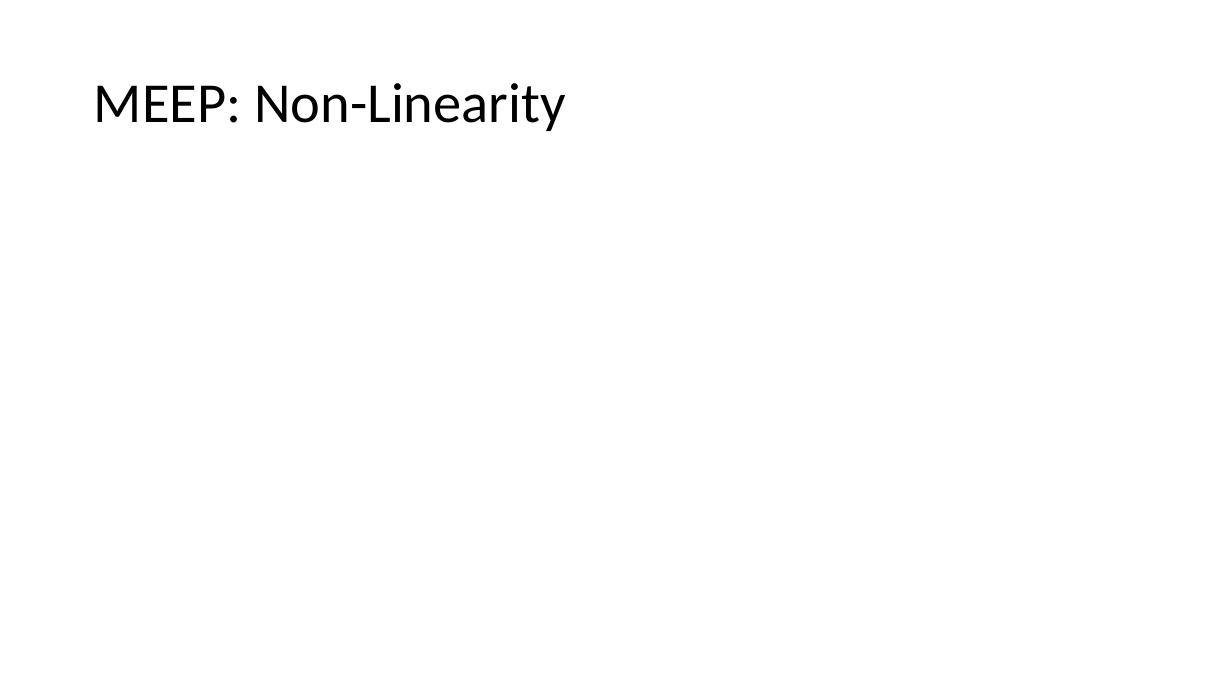
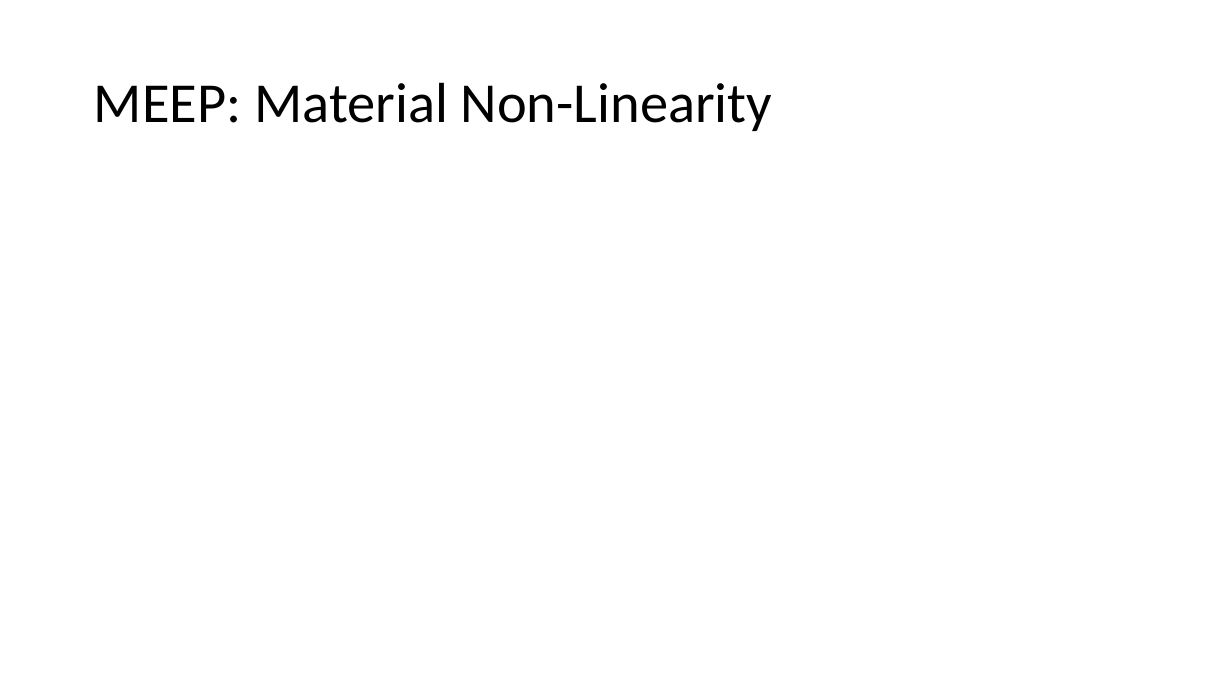
Before and after one commit to MuhammadShamaas1997/Electrical-Engineering, a slide deck: slide 23 of Thesis/Magnetic Transmission Lines/Thesis Proposal.pptx (slide 13 before the commit). Drawn at 1232x693 pixels with LibreOffice and Linux fonts; fonts in the diff are those of the drawing; grey boxes stand for pictures. Boxes give left, top, right and bottom in pixels: in the first picture for what was removed or moved away, otherwise in the second. Text is boxed around its words. In the diff, an @@ line names an element or a change of style, - is before the commit and + after.

```diff
--- a/Thesis/Magnetic Transmission Lines/Thesis Proposal.pptx
+++ b/Thesis/Magnetic Transmission Lines/Thesis Proposal.pptx
@@ title at (94, 82, 772, 131): text changed @@
-MEEP: Non-Linearity
+MEEP: Material Non-Linearity
```
Also in this commit, not shown: 8 other slides changed, 13 slides added, 1 slide removed.
